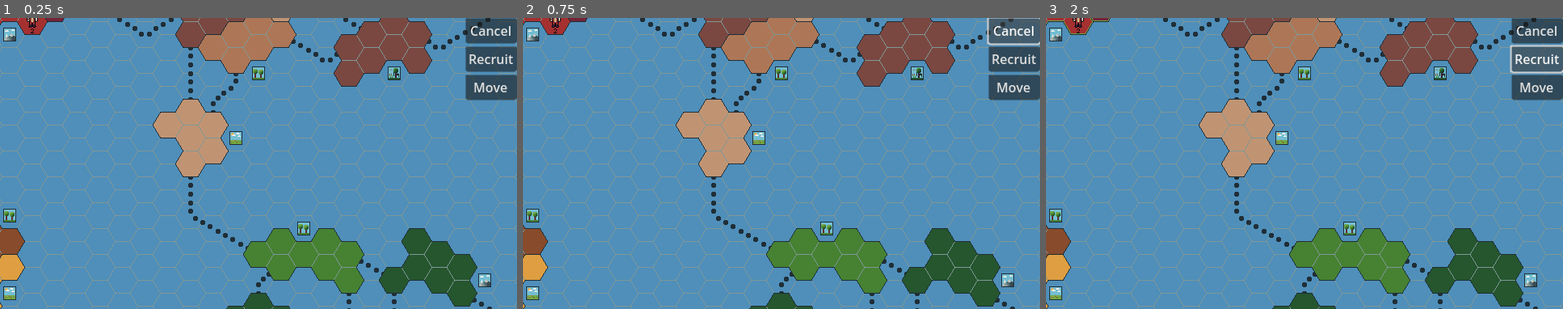
Above: before the commit, frames 1-3 (left to right).
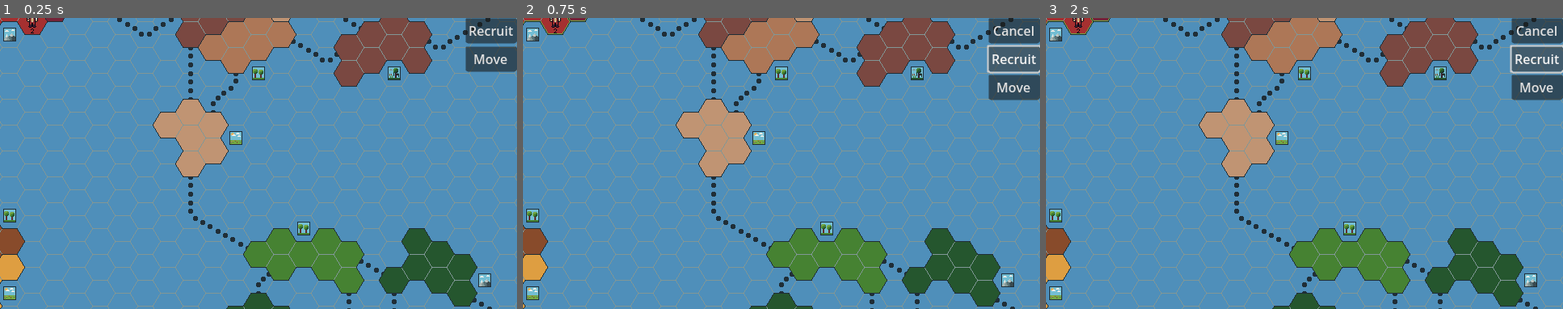
Above: after the commit, the same moments.

Repository: CattacoCattaco/Coastal-Contention
Game: Godot game, scene res://game_scene/game_scene.tscn
Two runs of this game, one before a commit and one after it. Both use one fixed random seed, a clock stepped at 60 frames per second and the inputs below.
Inputs (mouse positions are in pixels of both pictures, inside the frame that each line leads up to):
- Up to frame 1 (0.25 s): no input
- Up to frame 2 (0.75 s): click (1014, 29) at 0.5 s, where only the run before the commit has a clickable "Cancel"
- Up to frame 3 (2 s): click "Recruit" at 1.25 s

The runs differ from the first frame. In frame 1, 1.2% of the frame differs, in the area x 90-100%, y 2-29%; in frame 2, 0.4%; in frame 3, nothing differs.

Commit message:
Actions Tweaks
Moved action handling to separate class, made cancel button only show when there is an action to cancel.

Diff:
--- /dev/null
+++ b/UI/static_ui/actions_bar/actions_bar.gd
@@ -0,0 +1,55 @@
+class_name ActionsBar
+extends VBoxContainer
+
+enum Action {
+	NONE,
+	RECRUIT,
+	MOVE,
+}
+
+@export var map: Map
+
+@export var action_buttons: Array[Button]
+
+@export var troop_count_panel: PanelContainer
+@export var troop_count_spin_box: SpinBox
+@export var troop_count_submit_button: Button
+
+var current_action: Action = Action.NONE
+var move_source: TerritoryButton
+
+
+func _ready() -> void:
+	action_buttons[Action.NONE].pressed.connect(clear_action)
+	action_buttons[Action.RECRUIT].pressed.connect(enter_recruit_mode)
+	action_buttons[Action.MOVE].pressed.connect(enter_move_mode)
+
+	clear_action()
+
+
+func clear_action() -> void:
+	current_action = Action.NONE
+	for territory in map.territories:
+		territory.clear_action_state()
+	troop_count_panel.hide()
+	action_buttons[Action.NONE].hide()
+
+
+func enter_recruit_mode() -> void:
+	action_buttons[Action.NONE].show()
+
+	current_action = Action.RECRUIT
+
+	for territory in map.territories:
+		if territory.get_troop_count() > 0:
+			territory.enter_recruit_mode()
+
+
+func enter_move_mode() -> void:
+	action_buttons[Action.NONE].show()
+
+	current_action = Action.MOVE
+
+	for territory in map.territories:
+		if territory.get_troop_count() > 0:
+			territory.enter_move_source_mode()
--- a/game_scene/game_scene.tscn
+++ b/game_scene/game_scene.tscn
@@ -1,7 +1,8 @@
-[gd_scene load_steps=14 format=3 uid="uid://c7xaypxjnfy08"]
+[gd_scene load_steps=15 format=3 uid="uid://c7xaypxjnfy08"]
 
 [ext_resource type="Texture2D" uid="uid://dt68ugg1ewqjf" path="res://game_scene/map/map.png" id="1_n4lbc"]
 [ext_resource type="PackedScene" uid="uid://cqntgoxaotkhx" path="res://hex/hex.tscn" id="2_3kg8t"]
+[ext_resource type="Script" uid="uid://bf5u3v71clk5" path="res://UI/static_ui/actions_bar/actions_bar.gd" id="2_f63yk"]
 [ext_resource type="Script" uid="uid://bis25luymf83l" path="res://game_scene/map/map.gd" id="2_k340r"]
 [ext_resource type="Script" uid="uid://b65i4u2umwejc" path="res://UI/static_ui/static_ui.gd" id="3_k340r"]
 [ext_resource type="Script" uid="uid://rakxnjbr7rll" path="res://game_scene/map/territory_data/region_data.gd" id="4_8l73x"]
@@ -32,7 +33,7 @@
 map = NodePath("../../Map")
 camera = NodePath("..")
 
-[node name="ActionsBar" type="VBoxContainer" parent="MapCamera/UI"]
+[node name="ActionsBar" type="VBoxContainer" parent="MapCamera/UI" node_paths=PackedStringArray("map", "action_buttons", "troop_count_panel", "troop_count_spin_box", "troop_count_submit_button")]
 layout_mode = 1
 anchors_preset = 1
 anchor_left = 1.0
@@ -40,6 +41,12 @@
 offset_left = -51.0
 offset_bottom = 40.0
 grow_horizontal = 0
+script = ExtResource("2_f63yk")
+map = NodePath("../../../Map")
+action_buttons = [NodePath("CancelButton"), NodePath("RecruitButton"), NodePath("MoveButton")]
+troop_count_panel = NodePath("../TroopCountPanel")
+troop_count_spin_box = NodePath("../TroopCountPanel/MarginContainer/VBoxContainer/VBoxContainer/TroopCountSpinBox")
+troop_count_submit_button = NodePath("../TroopCountPanel/MarginContainer/VBoxContainer/VBoxContainer/SubmitButton")
 
 [node name="CancelButton" type="Button" parent="MapCamera/UI/ActionsBar"]
 layout_mode = 2
@@ -96,16 +103,13 @@
 layout_mode = 2
 text = "Submit"
 
-[node name="Map" type="Sprite2D" parent="." node_paths=PackedStringArray("action_buttons", "troop_count_panel", "troop_count_spin_box", "troop_count_submit_button")]
+[node name="Map" type="Sprite2D" parent="." node_paths=PackedStringArray("actions_bar")]
 texture = ExtResource("1_n4lbc")
 script = ExtResource("2_k340r")
 hex_scene = ExtResource("2_3kg8t")
 territory_shader = ExtResource("13_wohtb")
+actions_bar = NodePath("../MapCamera/UI/ActionsBar")
 regions = Array[ExtResource("4_8l73x")]([ExtResource("5_adbct"), ExtResource("6_adbct"), ExtResource("5_mw77h"), ExtResource("8_cvb1i"), ExtResource("9_f63yk"), ExtResource("10_cvb1i")])
-action_buttons = [NodePath("../MapCamera/UI/ActionsBar/CancelButton"), NodePath("../MapCamera/UI/ActionsBar/RecruitButton"), NodePath("../MapCamera/UI/ActionsBar/MoveButton")]
-troop_count_panel = NodePath("../MapCamera/UI/TroopCountPanel")
-troop_count_spin_box = NodePath("../MapCamera/UI/TroopCountPanel/MarginContainer/VBoxContainer/VBoxContainer/TroopCountSpinBox")
-troop_count_submit_button = NodePath("../MapCamera/UI/TroopCountPanel/MarginContainer/VBoxContainer/VBoxContainer/SubmitButton")
 
 [node name="MapTerritoryLines" type="Sprite2D" parent="Map"]
 z_index = 10
--- a/game_scene/map/map.gd
+++ b/game_scene/map/map.gd
@@ -1,11 +1,5 @@
 class_name Map
 extends Sprite2D
-
-enum Action {
-	NONE,
-	RECRUIT,
-	MOVE,
-}
 
 const UP := Vector2i(0, -1)
 const UP_LEFT := Vector2i(-1, -1)
@@ -17,21 +11,15 @@
 @export var hex_scene: PackedScene
 @export var territory_shader: Shader
 
+@export var actions_bar: ActionsBar
+
 @export var regions: Array[RegionData]
-@export var action_buttons: Array[Button]
 
 @export var hex_position_offset := Vector2(-19, -32)
 @export var hex_size := Vector2(38, 33)
 
-@export var troop_count_panel: PanelContainer
-@export var troop_count_spin_box: SpinBox
-@export var troop_count_submit_button: Button
-
 var hexes: Dictionary[Vector2i, Hex] = {}
 var territories: Array[TerritoryButton] = []
-
-var current_action: Action = Action.NONE
-var move_source: TerritoryButton
 
 
 func _ready() -> void:
@@ -49,12 +37,6 @@
 
 			if region.region == RegionData.Region.RED:
 				territory_button.add_troops(2)
-
-	action_buttons[Action.NONE].pressed.connect(clear_action)
-	action_buttons[Action.RECRUIT].pressed.connect(enter_recruit_mode)
-	action_buttons[Action.MOVE].pressed.connect(enter_move_mode)
-
-	troop_count_panel.hide()
 
 
 func add_territory_button(borders: BorderSet) -> TerritoryButton:
@@ -109,26 +91,3 @@
 	physical += Vector2(floori(hex_size.x * 3 / 4), -floori(hex_size.y / 2)) * pos.x
 
 	return physical
-
-
-func clear_action() -> void:
-	current_action = Action.NONE
-	for territory in territories:
-		territory.clear_action_state()
-	troop_count_panel.hide()
-
-
-func enter_recruit_mode() -> void:
-	current_action = Action.RECRUIT
-
-	for territory in territories:
-		if territory.get_troop_count() > 0:
-			territory.enter_recruit_mode()
-
-
-func enter_move_mode() -> void:
-	current_action = Action.MOVE
-
-	for territory in territories:
-		if territory.get_troop_count() > 0:
-			territory.enter_move_source_mode()
--- a/game_scene/map/territory_button.gd
+++ b/game_scene/map/territory_button.gd
@@ -9,6 +9,7 @@
 }
 
 var map: Map
+var actions_bar: ActionsBar
 var tiles: Array[Hex]
 var territory: TerritoryData
 var borders: BorderSet
@@ -20,6 +21,8 @@
 
 
 func _ready() -> void:
+	actions_bar = map.actions_bar
+
 	disabled = true
 
 	button_down.connect(_button_down)
@@ -109,11 +112,11 @@
 	match current_action_state:
 		ActionState.RECRUIT:
 			add_troops(1)
-			map.clear_action()
+			actions_bar.clear_action()
 		ActionState.MOVE_SOURCE:
-			map.clear_action()
-			map.current_action = Map.Action.MOVE
-			map.move_source = self
+			actions_bar.clear_action()
+			actions_bar.current_action = ActionsBar.Action.MOVE
+			actions_bar.move_source = self
 
 			for territory_button in map.territories:
 				if territory_button.territory not in borders.connections:
@@ -121,29 +124,34 @@
 
 				territory_button.enter_move_end_mode()
 		ActionState.MOVE_END:
-			map.clear_action()
-			map.current_action = Map.Action.MOVE
-			map.troop_count_panel.show()
+			actions_bar.clear_action()
+			actions_bar.current_action = ActionsBar.Action.MOVE
+			actions_bar.troop_count_panel.show()
 
-			map.troop_count_spin_box.min_value = 1
-			map.troop_count_spin_box.max_value = map.move_source.get_troop_count()
-			map.troop_count_spin_box.value = 1
+			var move_source: TerritoryButton = actions_bar.move_source
 
-			var submit_button: Button = map.troop_count_submit_button
-			for connection in map.troop_count_submit_button.pressed.get_connections():
+			actions_bar.troop_count_spin_box.min_value = 1
+			actions_bar.troop_count_spin_box.max_value = move_source.get_troop_count()
+			actions_bar.troop_count_spin_box.value = 1
+
+			var submit_button: Button = actions_bar.troop_count_submit_button
+			for connection in submit_button.pressed.get_connections():
 				submit_button.pressed.disconnect(connection["callable"])
 
-			submit_button.pressed.connect(map.move_source.move_from_troop_count_panel.bind(self))
+			submit_button.pressed.connect(move_source.move_from_troop_count_panel.bind(self))
 
 
+## Move troops from this territory to [param to] in an amount based on the
+## value of the troop count panel's spin box.
 func move_from_troop_count_panel(to: TerritoryButton) -> void:
-	var amount: int = roundi(map.troop_count_spin_box.value)
+	var amount: int = roundi(actions_bar.troop_count_spin_box.value)
 
 	move_troops(amount, to)
 
-	map.clear_action()
+	actions_bar.clear_action()
 
 
+## Move [param amount] troops to [to]
 func move_troops(amount: int, to: TerritoryButton) -> void:
 	add_troops(-amount)
 	to.add_troops(amount)
Not shown, added: UI/static_ui/actions_bar/actions_bar.gd.uid
Binary file added: hex/piece/troop/mycoling.png
Not shown, added: hex/piece/troop/mycoling.png.import
